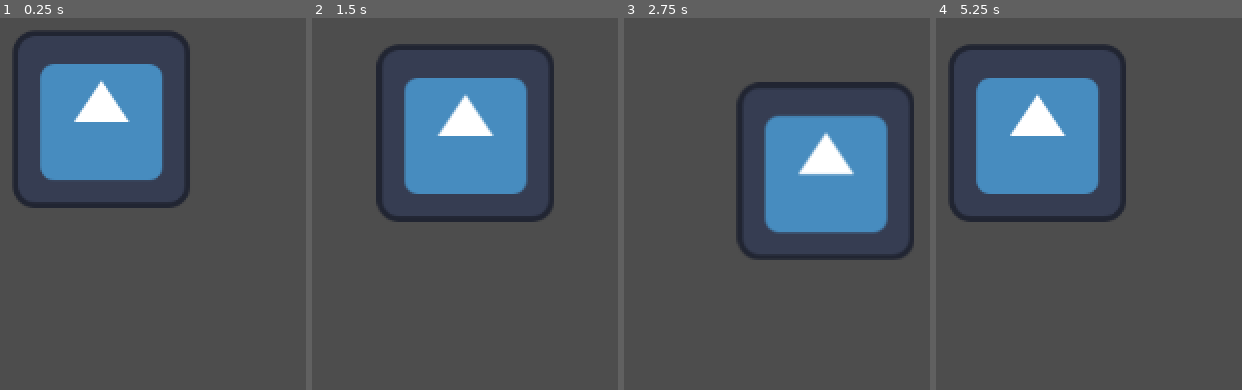
Above: before the commit, frames 1-4 (left to right).
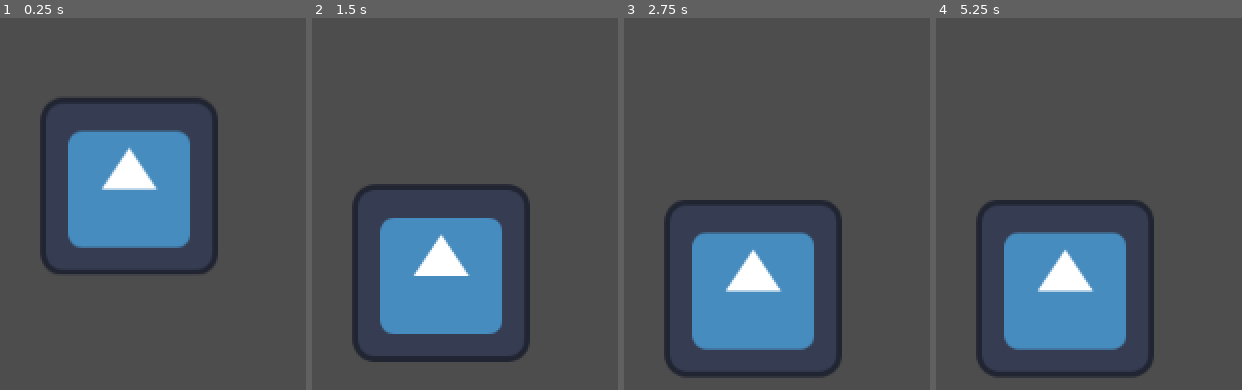
Above: after the commit, the same moments.

Repository: MauroEscalante-Hub/Symphony-of-the-Cryptids
Game: Godot game, scene res://criptido.tscn
Same seed, same stepped clock (60 frames per second), same inputs: the game is played once before the commit and once after it. Before the commit the project starts from res://Personaje.tscn. The engine's default icon, where the game draws it, is replaced by a stand-in: a white triangle on a blue panel in a dark square.
Inputs:
- Up to frame 1 (0.25 s): no input
- Up to frame 2 (1.5 s): hold D (Derecha) 0.53-1.28 s; hold S (Abajo) from 1.28 s (still down)
- Up to frame 3 (2.75 s): release S (Abajo) at 2.03 s; hold D (Derecha) from 2.03 s (still down)
- Up to frame 4 (5.25 s): release D (Derecha) at 2.78 s; hold W (Arriba) 2.78-3.53 s; hold A (Izquierda) 3.53-5.03 s; hold S (Abajo) from 5.03 s (still down)

The runs differ from the first frame. In frame 1, 22% of the frame differs, in the area x 3-72%, y 3-69%; in frame 2, 31%; in frame 3, 32%; in frame 4, 32%, in the area x 3-72%, y 6-97%.

Commit message:
Se creo su comportamiento
El críptido puede moverse en 4 direcciones a través de un método de direccion_aleatoria() que cada cierto tiempo lo envía a una dirección o lo deja quieto

Diff:
--- a/symphony-of-the-cryptids/Personaje.tscn
+++ b/symphony-of-the-cryptids/Personaje.tscn
@@ -1,12 +1,11 @@
-[gd_scene format=3 uid="uid://cxy2tovds51bx"]
+[gd_scene format=3 uid="uid://csfvp8r6a24l0"]
 
-[ext_resource type="Script" uid="uid://dnw1vne6vlr1s" path="res://Personaje.gd" id="1_48aib"]
+[ext_resource type="Script" path="res://scripts/personaje.gd" id="1_48aib"]
 [ext_resource type="Texture2D" uid="uid://csl0mf4rq8it0" path="res://icon.svg" id="1_s7vd6"]
 
 [sub_resource type="RectangleShape2D" id="RectangleShape2D_48aib"]
 
 [node name="Personaje" type="CharacterBody2D" unique_id=1790913944]
-position = Vector2(549, 307)
 script = ExtResource("1_48aib")
 metadata/_edit_group_ = true
 
--- /dev/null
+++ b/symphony-of-the-cryptids/criptido.gd
@@ -0,0 +1,25 @@
+extends CharacterBody2D
+
+var Velocidad: int = 50
+var direccion_actual
+var direccion = [Vector2.ZERO, Vector2.LEFT,Vector2.RIGHT,Vector2.UP,Vector2.ZERO, Vector2.DOWN]
+
+
+func _ready():
+	Direccion_aleatoria()
+	pass
+
+
+func _physics_process(_delta):
+	if Direccion_aleatoria:
+		velocity = direccion_actual * Velocidad
+
+	else:
+		velocity = Vector2.ZERO
+	move_and_slide()
+
+func Direccion_aleatoria():
+	direccion_actual = direccion.pick_random()
+	await get_tree().create_timer(1.7).timeout
+	Direccion_aleatoria()
+	pass
--- a/symphony-of-the-cryptids/criptido.tscn
+++ b/symphony-of-the-cryptids/criptido.tscn
@@ -1,10 +1,13 @@
 [gd_scene format=3 uid="uid://cf25agljb5plf"]
 
 [ext_resource type="Texture2D" uid="uid://csl0mf4rq8it0" path="res://icon.svg" id="1_n46bi"]
+[ext_resource type="Script" uid="uid://cldthc0bl7thp" path="res://criptido.gd" id="1_ux1ov"]
 
 [sub_resource type="CircleShape2D" id="CircleShape2D_ux1ov"]
 
 [node name="CRIPTIDO" type="CharacterBody2D" unique_id=1160623242]
+position = Vector2(569, 343)
+script = ExtResource("1_ux1ov")
 metadata/_edit_group_ = true
 
 [node name="Sprite2D" type="Sprite2D" parent="." unique_id=1991296023]
--- a/symphony-of-the-cryptids/project.godot
+++ b/symphony-of-the-cryptids/project.godot
@@ -11,7 +11,7 @@
 [application]
 
 config/name="Symphony of the Cryptids"
-run/main_scene="uid://cxy2tovds51bx"
+run/main_scene="uid://cf25agljb5plf"
 config/features=PackedStringArray("4.6", "GL Compatibility")
 config/icon="res://icon.svg"
 
Not shown: 1 places in symphony-of-the-cryptids/Main.tscn that only renumber resources
Not shown, added: symphony-of-the-cryptids/criptido.gd.uid
